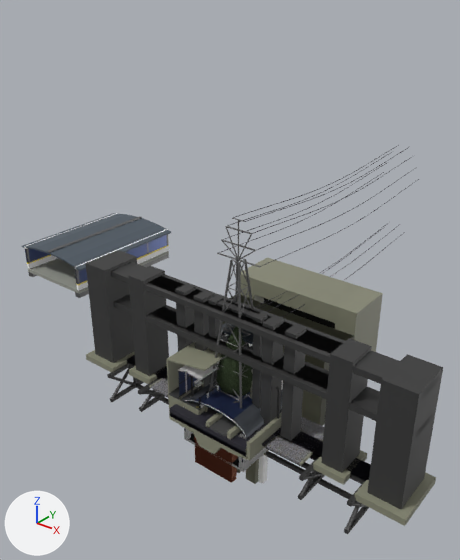
Two versions of the Blender file blender/paths.blend, one commit apart.
The view is the same before and after, from a 50 mm lens placed at (33.7, -43.3, 41.5), pointed at (-8.9, 10.0, 8.5). Every picture has the same lights, and +X, +Y and +Z are marked at lower left. The picture after the commit comes second.

In view in the first picture: 'PillarCap2', 'Platform.Roof', 'Portal', 'body.014', 'p2003.bridge', 'p602/station_shell_close', 'tower', 'tower.001', 'tower.002', 'tower.003', 'tree.003', 'truss.001' and 30 more.
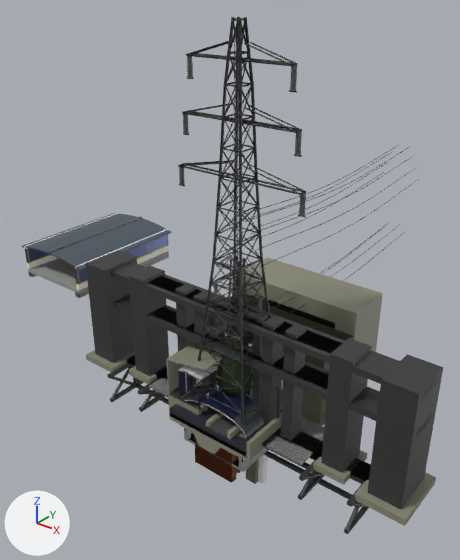
Not visible in the pictures: 'pillar_cap.002'.

Patch to the scene script:
```diff
--- a/blender/paths.blend.py
+++ b/blender/paths.blend.py
@@ me_p1102_pillar_cap_close @@
+me_p1102_pillar_cap_close.from_pydata(...)  # 2400 vertices, 1734 faces; spans x -2.9..2.9, y -1.1..1.1, z 0.0..17.3
+# faces by material slot: [1452, 24, 258]
+me_p1102_pillar_cap_close.materials.append(mat_path_metal)  # dark grey #4f4f4f
+me_p1102_pillar_cap_close.materials.append(mat_path_concrete)  # grey #888976
+me_p1102_pillar_cap_close.materials.append(mat_path_pipeline)  # grey #717171
@@ me_p1102_pillar_cap @@
+me_p1102_pillar_cap.from_pydata(...)  # 1272 vertices, 936 faces; spans x -2.9..2.9, y -1.1..1.1, z 0.0..17.3
+# faces by material slot: [804, 24, 108]
+me_p1102_pillar_cap.materials.append(mat_path_metal)  # dark grey #4f4f4f
+me_p1102_pillar_cap.materials.append(mat_path_concrete)  # grey #888976
+me_p1102_pillar_cap.materials.append(mat_path_pipeline)  # grey #717171
@@ me_p1101_pillar_cap_close @@
+me_p1101_pillar_cap_close.from_pydata(...)  # 5536 vertices, 3852 faces; spans x -7.1..7.1, y -4.1..4.1, z -0.1..38.2
+# faces by material slot: [2760, 24, 1068]
+me_p1101_pillar_cap_close.materials.append(mat_path_metal)  # dark grey #4f4f4f
+me_p1101_pillar_cap_close.materials.append(mat_path_concrete)  # grey #888976
+me_p1101_pillar_cap_close.materials.append(mat_path_pipeline)  # grey #717171
@@ me_p1101_pillar_cap @@
+me_p1101_pillar_cap.from_pydata(...)  # 2376 vertices, 1740 faces; spans x -7.1..7.1, y -4.1..4.1, z -0.1..38.1
+# faces by material slot: [1416, 24, 300]
+me_p1101_pillar_cap.materials.append(mat_path_metal)  # dark grey #4f4f4f
+me_p1101_pillar_cap.materials.append(mat_path_concrete)  # grey #888976
+me_p1101_pillar_cap.materials.append(mat_path_pipeline)  # grey #717171
@@ ob_pillarcap2 @@
-ob_pillarcap2 = bpy.data.objects.new('PillarCap2', me_cylinder)
-ob_pillarcap2.location = (0.0, 0.0, 0.0)
@@ ob_pillar_cap_close_001 @@
+ob_pillar_cap_close_001 = bpy.data.objects.new('pillar_cap_close.001', me_p1102_pillar_cap_close)
+ob_pillar_cap_close_001.location = (0.0, 0.0, 0.0)
@@ ob_pillar_cap_002 @@
+ob_pillar_cap_002 = bpy.data.objects.new('pillar_cap.002', me_p1102_pillar_cap)
+ob_pillar_cap_002.location = (0.0, 0.0, 0.0)
@@ ob_pillar_cap_close @@
+ob_pillar_cap_close = bpy.data.objects.new('pillar_cap_close', me_p1101_pillar_cap_close)
+ob_pillar_cap_close.location = (0.0, 0.0, 0.0)
@@ ob_pillar_cap_001 @@
+ob_pillar_cap_001 = bpy.data.objects.new('pillar_cap.001', me_p1101_pillar_cap)
+ob_pillar_cap_001.location = (0.0, 0.0, 0.0)
```

Location of each change, [x1, y1, x2, y2] in pixels of the pictures (460 x 560 px):
'pillar_cap_close', added
    after: [178, 17, 306, 439]
    faces in mat_path_metal (dark grey #4f4f4f): [178, 17, 306, 434]
    faces in mat_path_pipeline (grey #717171): [179, 57, 306, 216]
'PillarCap2', deleted
    before: [209, 218, 260, 408]
'pillar_cap_close.001', added
    after: [214, 254, 263, 397]
    faces in mat_path_metal (dark grey #4f4f4f): [214, 254, 263, 397]
'pillar_cap.001', added
    after: [179, 56, 305, 215]
